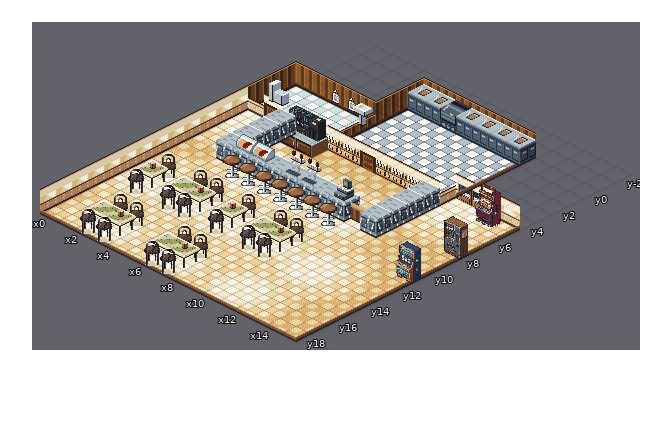
Tiled map (JSON) -- public/assets/maps/bar.tmj. The picture above is the old version.
Cells are 32x16 px. Isometric: x runs down to the right, y down to the left. Shown: x 0..15, y -2..18.
Once edited:
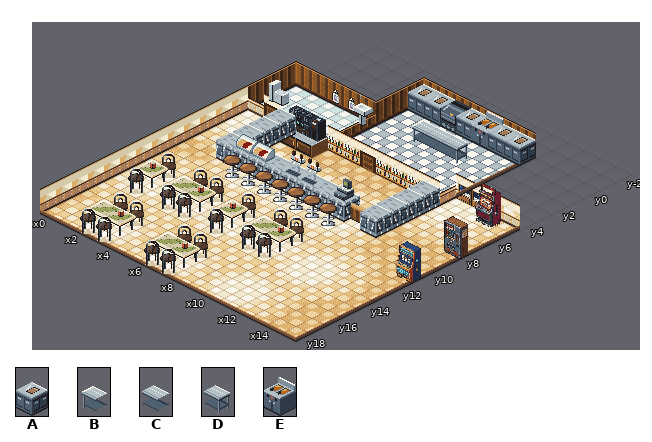
Key: from "bar-tiles": A 12, B 161, C 162, D 163, E 164.
Objects are placed by the point they stand on, in cells (3,4 is the top-left corner of cell 3,4); size is 1x1 cell unless given.
The exact change:
Layer "muebles":
changed: A "encimera" at 10,1 size 1x3 -> E "freidora" at 10,1 size 1x3
added: B "mesa-cocina" at 8,3 size 1x3
added: C "mesa-cocina" at 9,3 size 1x3
added: D "mesa-cocina" at 10,3 size 1x3
Where, in picture pixels (left, top, right, bottom), the same in both pictures:
changed: (412, 111, 504, 164)
